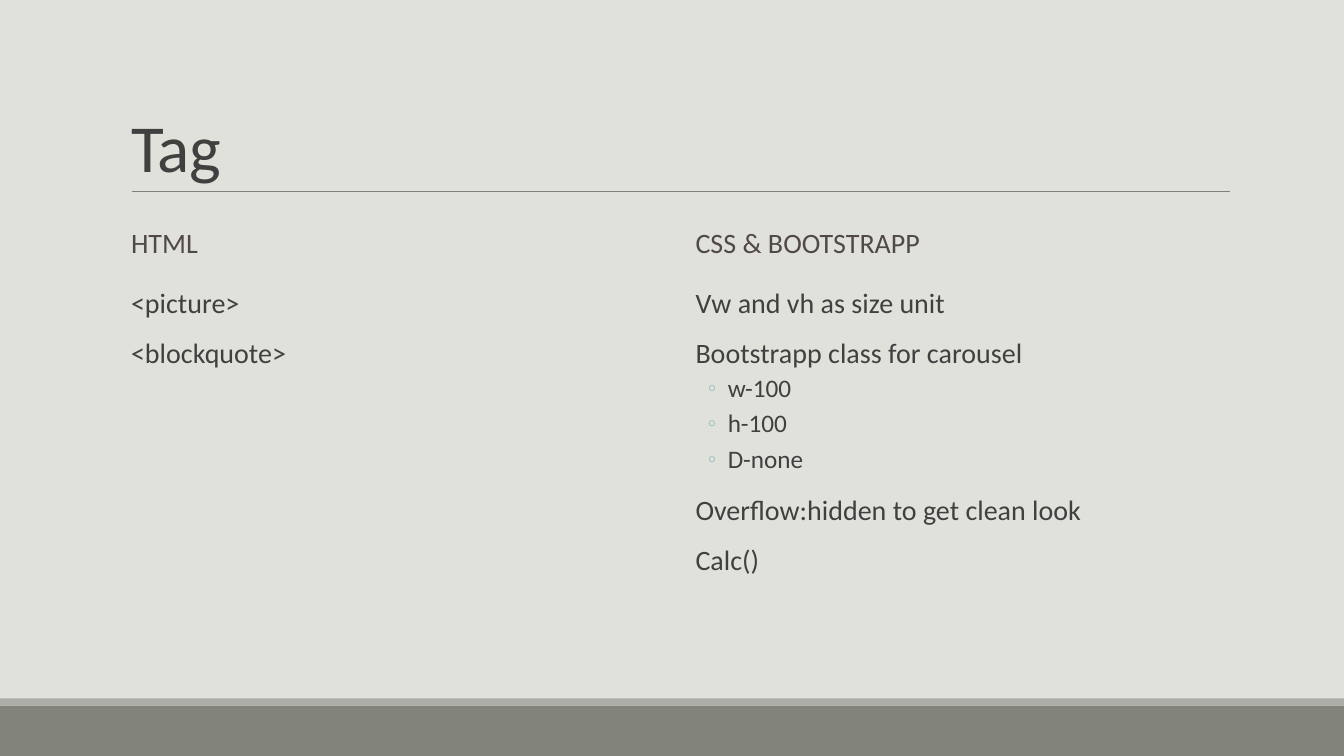
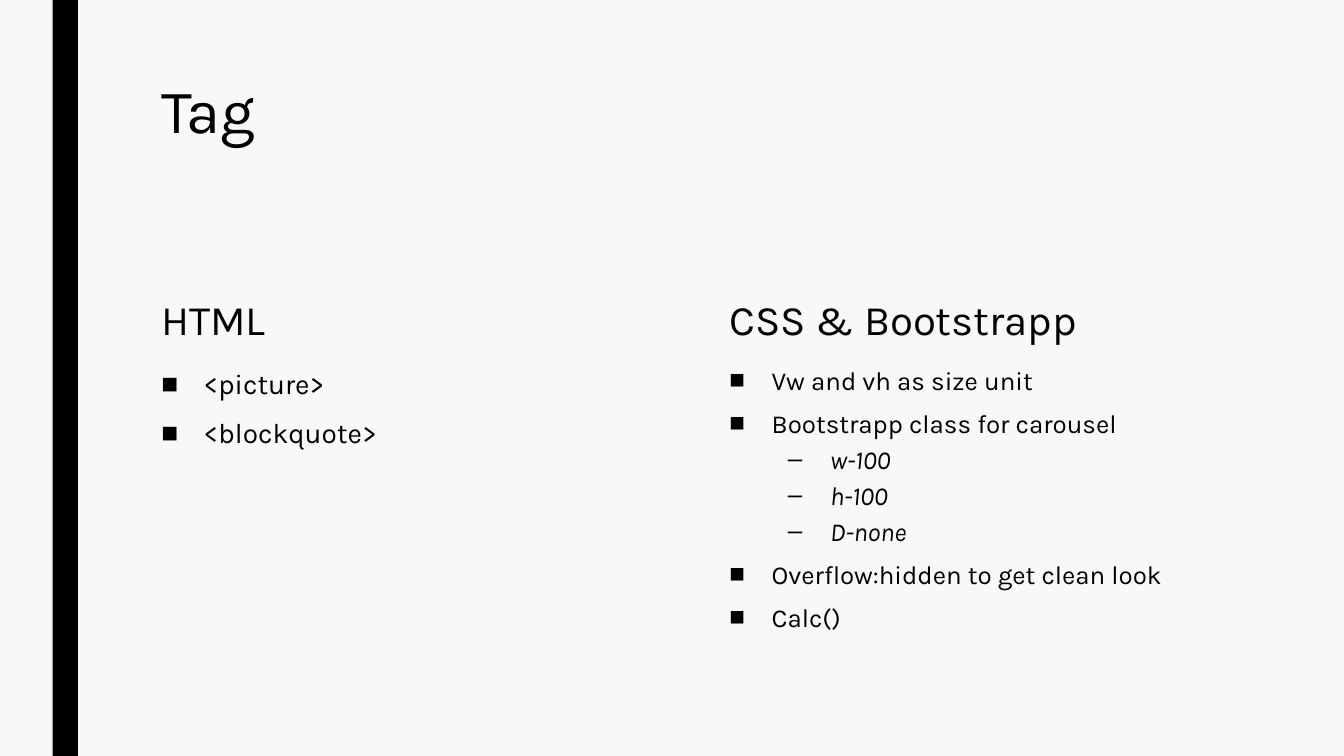
Before and after one commit to annisaaadindra/quotes-web-app, a slide deck: slide 4 of Annisaa Adindra Daulay.pptx. Drawn at 1344x756 pixels with LibreOffice and Linux fonts; fonts in the diff are those of the drawing. Boxes give left, top, right and bottom in pixels: in the first picture for what was removed or moved away, otherwise in the second. Text is boxed around its words. In the diff, an @@ line names an element or a change of style, - is before the commit and + after.

```diff
--- a/Annisaa Adindra Daulay.pptx
+++ b/Annisaa Adindra Daulay.pptx
@@ background #E1E1DB to #F8F8F8 @@
@@ rectangle added at <box>52,0,78,756</box>, fill #000000 @@
@@ title "Tag": place and size @@
-title "Tag" at <box>131,129,221,184</box>
+title "Tag" at <box>161,94,255,148</box>
@@ title "Tag" at <box>161,94,255,148</box>: size 48 to 44 pt, font Calibri to Karla, text colour #404040 to #000000, letter spacing -0.5 to 0 pt; line spacing 0.85 to 0.89; vertical alignment bottom to top @@
@@ line removed from (132, 192) to (1231, 192) @@
@@ text "HTML": place and size @@
-text "HTML" at <box>131,235,198,253</box>
+text "HTML" at <box>161,308,265,335</box>
@@ text "HTML" at <box>161,308,265,335</box>: size 20 to 30 pt, font Calibri to Karla, text colour #514949 to #000000; line spacing 0.9 to 0.84; less space between paragraphs; vertical alignment middle to bottom @@
@@ text "CSS & Bootstrapp" at <box>729,308,1077,345</box>: vertical alignment middle to bottom @@
@@ text at <box>729,308,1077,345</box>: text changed; size 20 to 30 pt; font Calibri to Karla; text colour #514949 to #000000 @@
-CSS & BOOTSTRAPP
+CSS & Bootstrapp
@@ text "<picture>": place and size @@
-text "<picture>" at <box>131,294,286,368</box>
+text "<picture>" at <box>204,374,377,450</box>
@@ text "<picture>" at <box>204,374,377,450</box>: font Calibri to Karla, text colour #404040 to #000000; bullet   to ■; line spacing 0.9 to 0.94; less space between paragraphs @@
@@ text "Vw and vh as size ...": place and size @@
-text "Vw and vh as size ..." at <box>696,293,1081,574</box>
+text "Vw and vh as size ..." at <box>772,372,1161,630</box>
@@ text "Vw and vh as size ..." at <box>772,372,1161,630</box>: size 20 to 18.5 pt in "Vw and vh as size unit", "Bootstrapp class for carousel", "Overflow:hidden to get clean look", "Calc()"; font Calibri to Karla, text colour #404040 to #000000; size 18 to 18.5 pt, italic on in "w-100", "h-100", "D-none"; bullet   to ■; line spacing 0.9 to 0.84; less space between paragraphs; bullet ◦ to –; more space between paragraphs @@
@@ rectangle removed at <box>0,706,1344,756</box> @@
@@ rectangle removed at <box>0,699,1344,706</box> @@
```
Also in this commit, not shown: 7 other slides changed, 1 other file.
